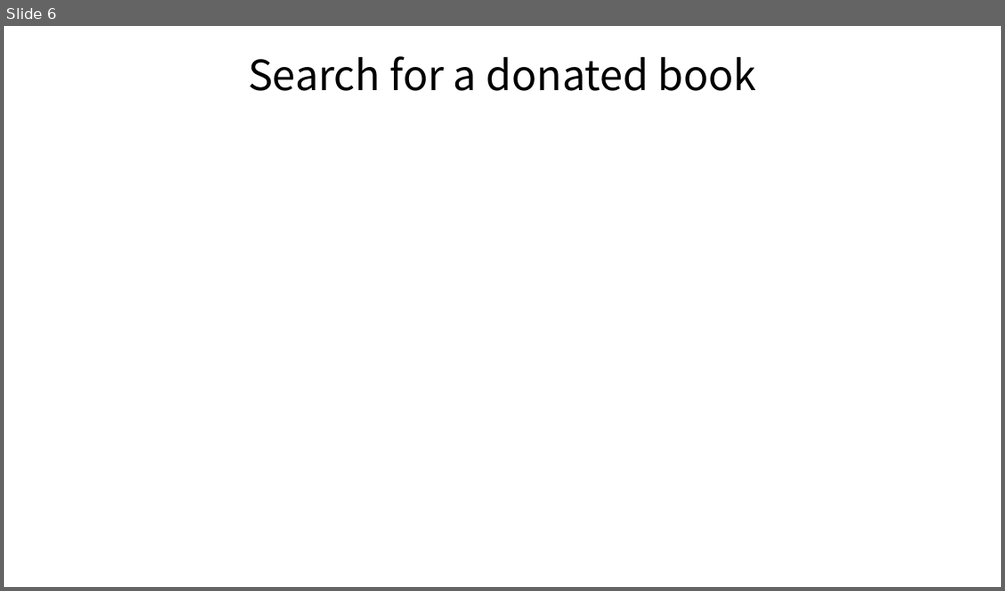
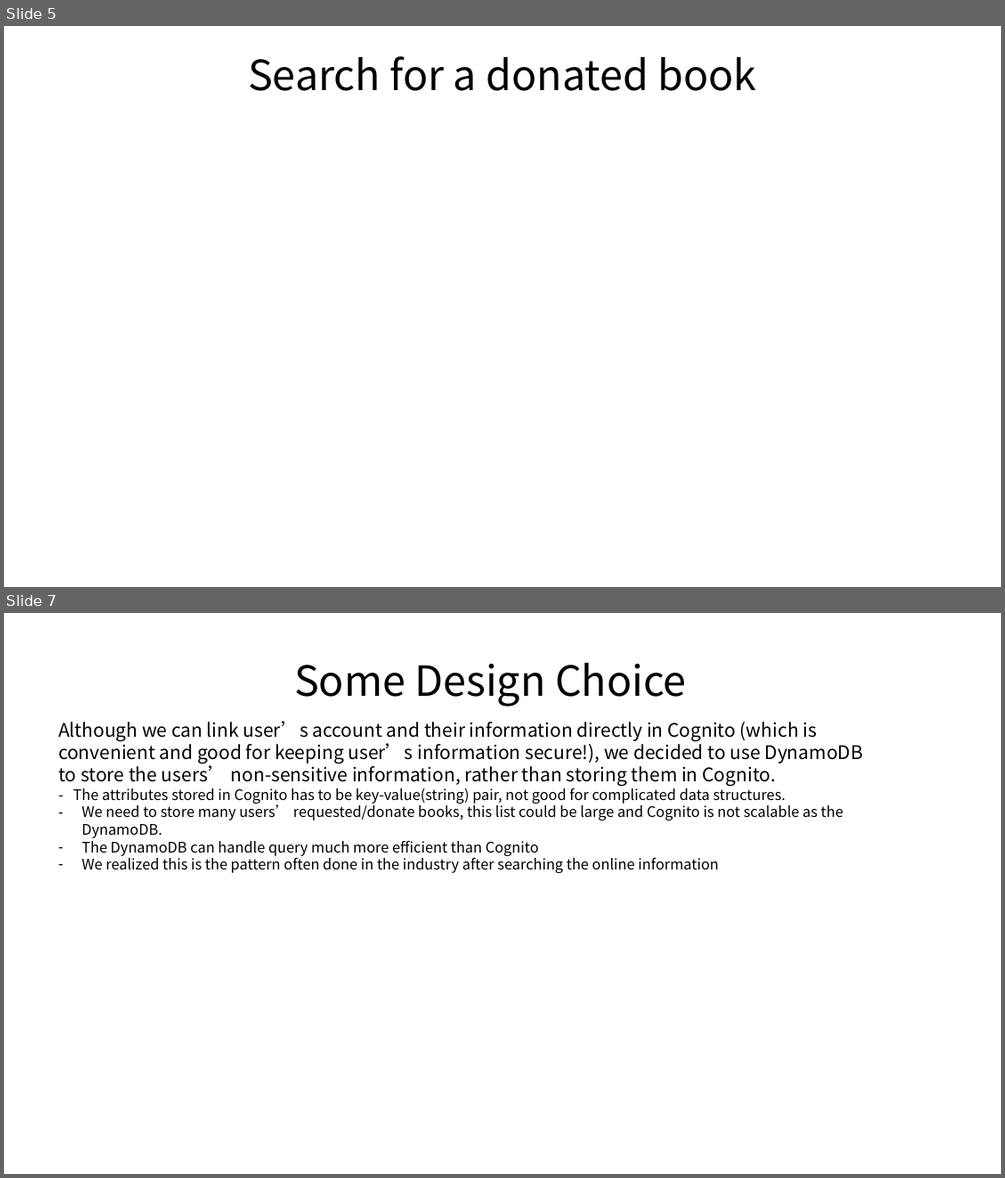
Before and after one commit to thcui/book-exchange, a slide deck: presentation-book-exchange.pptx. Shown one above the other, each under a label of ours: slide 6 before the commit, slides 5 and 7 after it; the slides between them are not shown. The pictures are 1005x591 and 1005x1178 pixels, drawn with LibreOffice and Linux fonts; fonts in the diff are those of the drawing. Boxes give left, top, right and bottom in pixels: in the first picture for what was removed or moved away, otherwise in the second. Text is boxed around its words. In the diff, an @@ line names an element or a change of style, - is before the commit and + after.

```diff
--- a/presentation-book-exchange.pptx
+++ b/presentation-book-exchange.pptx
@@ slide 7 added at <box>4,613,1001,1174</box>, background #FFFFFF @@
@@ title added at <box>294,663,687,706</box>, 40 pt, text #000000 @@
+Some Design Choice
@@ text added at <box>58,721,863,873</box>, 14 pt, text #000000 @@
+Although we can link user’s account and their information directly in Cognito (which is convenient and good for keeping user’s information secure!), we decided to use DynamoDB to store the users’ non-sensitive information, rather than storing them in Cognito.
+- The attributes stored in Cognito has to be key-value(string) pair, not good for complicated data structures.
+– We need to store many users’ requested/donate books, this list could be large and Cognito is not scalable as the DynamoDB.
+– The DynamoDB can handle query much more efficient than Cognito
+– We realized this is the pattern often done in the industry after searching the online information
@@ what was slide 6 is now slide 5 @@
```
Also in this commit, not shown: 2 slides changed, 2 slides removed.
